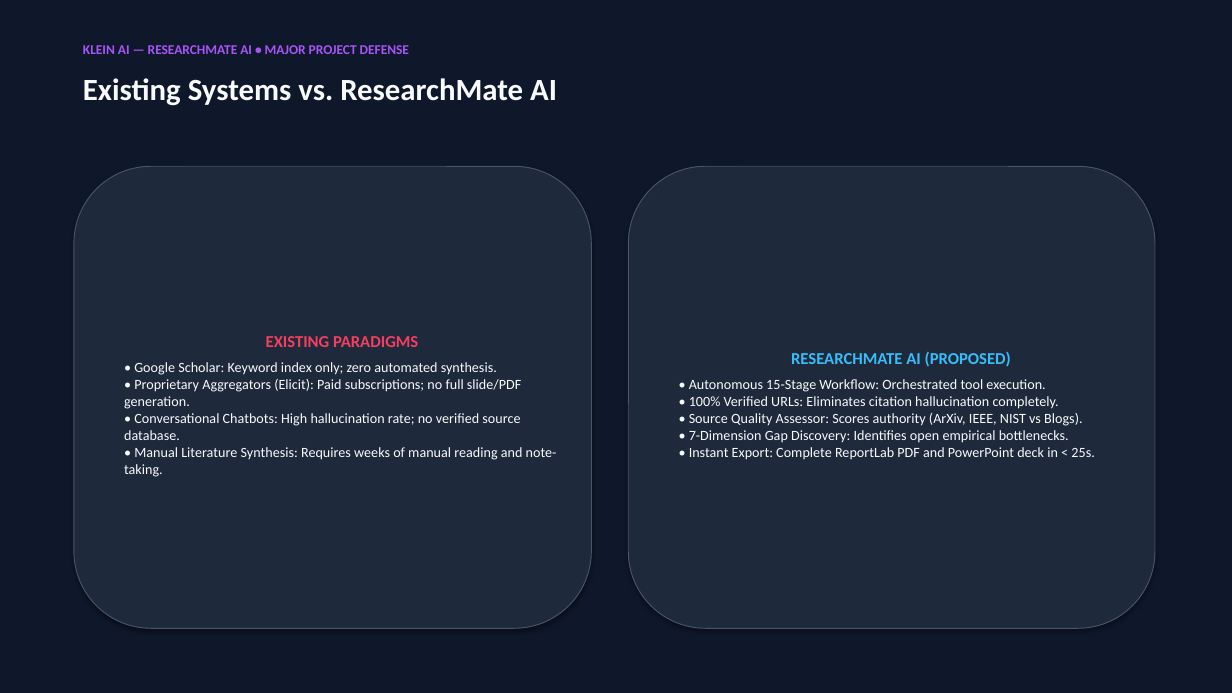
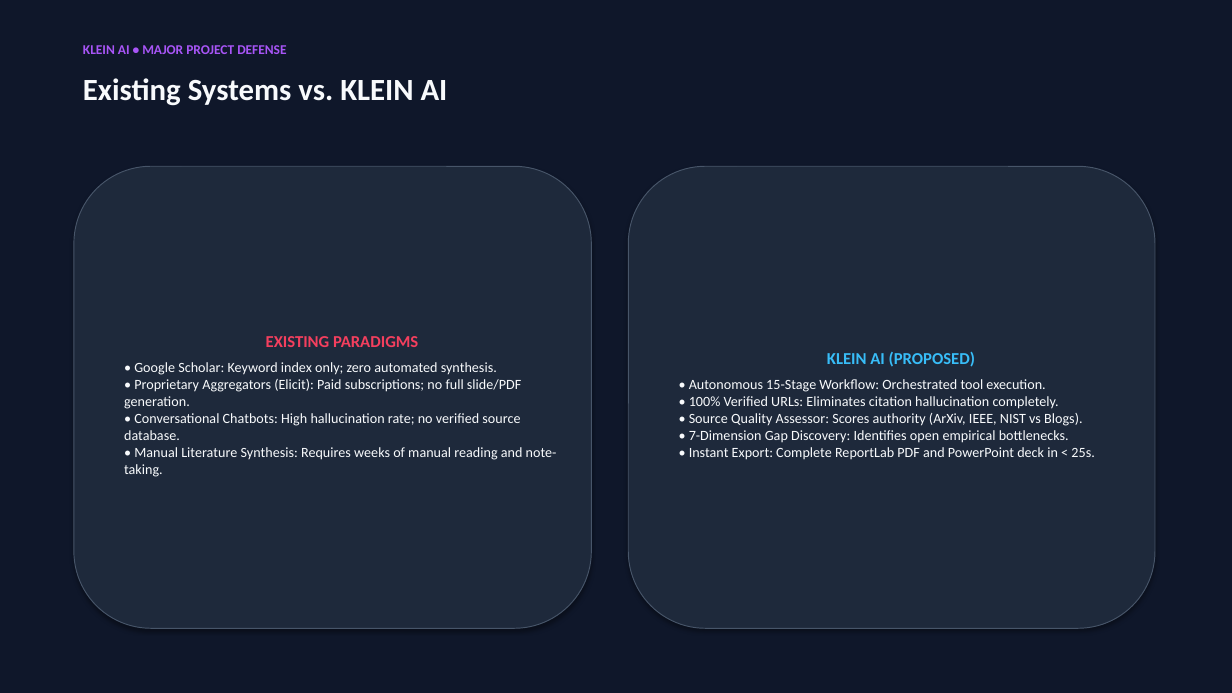
Before and after one commit to angad-r/Klein-AI, a slide deck: slide 5 of PROJECT_PRESENTATION.pptx. Drawn at 1232x693 pixels with LibreOffice and Linux fonts; fonts in the diff are those of the drawing. Boxes give left, top, right and bottom in pixels: in the first picture for what was removed or moved away, otherwise in the second. Text is boxed around its words. In the diff, an @@ line names an element or a change of style, - is before the commit and + after.

Commit message:
feat: complete KLEIN AI branding, research integrity fix, API diagnostics, and test suite

```diff
--- a/PROJECT_PRESENTATION.pptx
+++ b/PROJECT_PRESENTATION.pptx
@@ text at <box>83,45,286,54</box>: text changed @@
-KLEIN AI — RESEARCHMATE AI • MAJOR PROJECT DEFENSE
+KLEIN AI • MAJOR PROJECT DEFENSE
@@ text at <box>83,78,448,106</box>: text changed @@
-Existing Systems vs. ResearchMate AI
+Existing Systems vs. KLEIN AI
@@ text in rounded rectangle at <box>827,352,975,367</box>: text changed @@
-RESEARCHMATE AI (PROPOSED)
+KLEIN AI (PROPOSED)
```
Also in this commit, not shown: 14 other slides changed, 41 other files.
